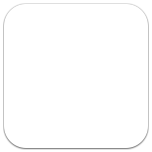
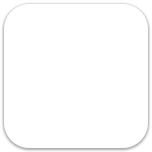
The second w=152, h=152 image is a revision of the first. Changes to its layers:
removed layer "Base Plate 2" from group "Baseplate (needed for iOS7+8)" over [4,4,148,148]
removed layer "Base Plate 1" from group "Baseplate (needed for iOS7+8)" over [4,4,148,148]
added layer "Form 3" in group "Baseplate (needed for iOS7+8)" over [4,4,148,148]
added layer "Form 2" in group "Baseplate (needed for iOS7+8)" over [4,4,148,148]
added layer "Form 1" in group "Baseplate (needed for iOS7+8)" over [4,4,148,148]
